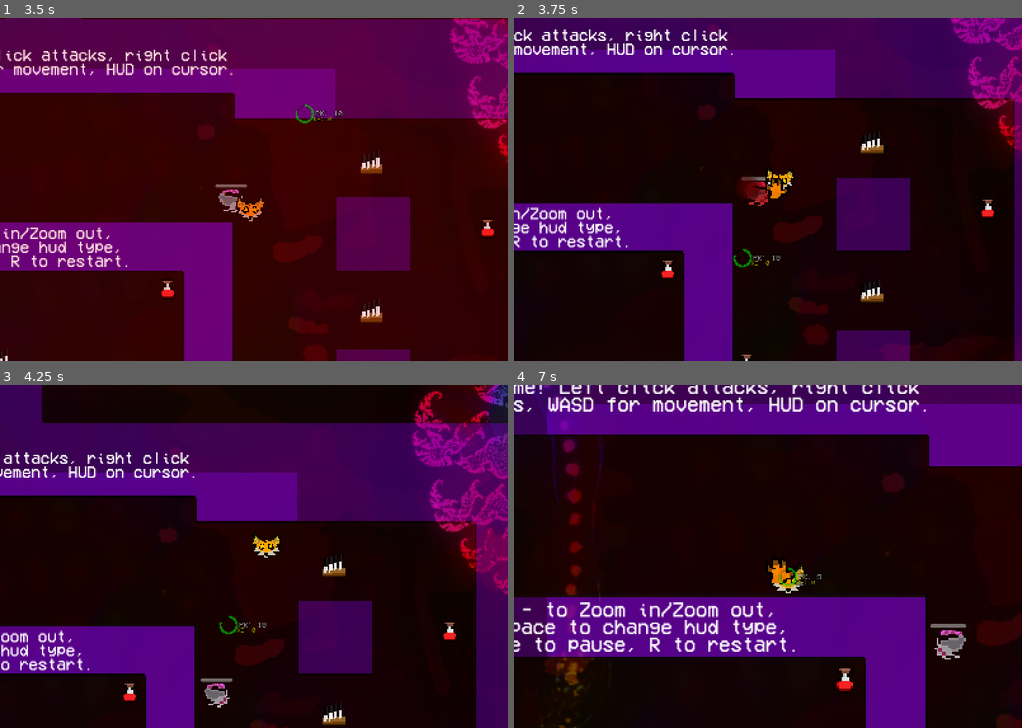
Above: before the commit, frames 1-4 (two rows, left to right).
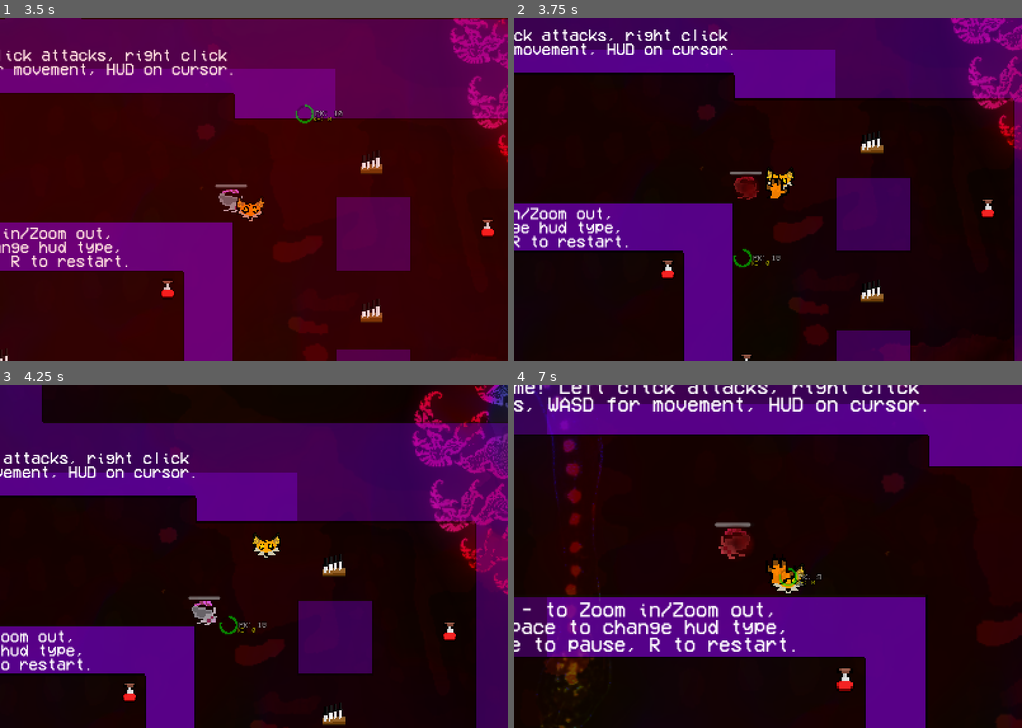
Above: after the commit, the same moments.

Repository: TyconXon/Sunkist-Savior
Game: Godot game, scene res://Main Menu.tscn
The game is run twice, just before and just after one commit, with the same random seed, the same clock (stepped at 60 frames per second) and the same inputs.
Inputs (mouse positions are in pixels of both pictures, inside the frame that each line leads up to):
- Up to frame 1 (3.5 s): click "Start" at 0.5 s; tap Enter at 1.25 s; move the mouse to (259, 199) at 1.27 s; hold D (right) 1.28-2.03 s; hold Right mouse button (paw) 1.28-2.03 s; move the mouse to (152, 206) at 2.02 s; hold S (down) 2.03-2.78 s; tap V (boomerang) at 2.1 s; right-click (152, 206) at 2.3 s; move the mouse to (304, 114) at 2.77 s; hold D (right) from 2.78 s (still down); hold Middle mouse button (edit) from 2.78 s (still down); right-click (304, 114) at 3.05 s
- Up to frame 2 (3.75 s): move the mouse to (742, 258) at 3.52 s; release D (right) at 3.53 s; release Middle mouse button (edit) at 3.53 s; hold W (up) from 3.53 s (still down); right-click (742, 258) at 3.6 s
- Up to frame 3 (4.25 s): keep holding W (up)
- Up to frame 4 (7 s): move the mouse to (920, 607) at 4.27 s; release W (up) at 4.28 s; press the mouse at (920, 607) at 4.28 s; hold A (left) 4.28-5.78 s; right-click (920, 607) at 4.55 s; move the mouse to (615, 505) at 5.02 s; release the mouse at (615, 505) at 5.03 s; tap Shift (sprint) at 5.1 s; right-click (615, 505) at 5.3 s; move the mouse to (793, 556) at 5.77 s; hold S (down) 5.78-6.53 s; hold Backspace (toggle hud) 5.78-6.53 s; right-click (793, 556) at 6.05 s; move the mouse to (691, 470) at 6.52 s; hold D (right) from 6.53 s (still down); tap = (zoom in) at 6.6 s; right-click (691, 470) at 6.8 s

Frame 1 is identical in both runs. In frame 2, 0.3% of the frame differs, in the area x 42-50%, y 44-55%; in frame 3, 0.5%; in frame 4, 0.9%, in the area x 39-89%, y 40-80%.

Commit message:
Knockback
I still need to fix the batter

Diff:
--- a/Prefabs/Bullet/knife.gd
+++ b/Prefabs/Bullet/knife.gd
@@ -23,10 +23,15 @@
 	if self.is_in_group("friendly"):
 		if !body.is_in_group("friendly"):
 			#queue_free()
+
 			$CollisionShape2D.disabled = true
+
 			self.velocity = Vector2.ZERO
 			stabbed = true
 			damage = 0
+			if body.is_in_group("enemy"):
+				body.stun(0.05, 1)
+
 			self.self_modulate = Color(100,100,100,100)
 			self.reparent(body)
 			$AnimationPlayer.play("fade_out")
--- a/Prefabs/Bullet/paw.gd
+++ b/Prefabs/Bullet/paw.gd
@@ -20,4 +20,4 @@
 
 func _on_body_entered(body: Node2D) -> void:
 	if body.is_in_group("enemy"):
-		body.stun(0.75)
+		body.stun(0.75, 10)
--- a/Prefabs/Bullet/paw.tscn
+++ b/Prefabs/Bullet/paw.tscn
@@ -61,7 +61,7 @@
 
 [node name="AnimationPlayer" type="AnimationPlayer" parent="."]
 libraries = {
-"": SubResource("AnimationLibrary_avjl0")
+&"": SubResource("AnimationLibrary_avjl0")
 }
 autoplay = "fade_out"
 
--- a/Scripts/adversary.gd
+++ b/Scripts/adversary.gd
@@ -97,7 +97,9 @@
 		$Blood.reparent(get_parent(), true)
 	queue_free()
 
-func stun(time):
+var stunPower = 1
+
+func stun(time, POWER):
 	stunned = true
 	$StunTimer.start(time)
 	pass
@@ -131,4 +133,5 @@
 
 func get_pushed(delta, nSpeed, dir = playerReference.global_position):
 	#move_in_direction(global_position.direction_to(dir) * -1, nSpeed, delta)
-	velocity += (-1 * global_position.direction_to(dir) ) * accel * delta
+	velocity = Vector2.ZERO
+	velocity += (-1 * global_position.direction_to(dir) ) * accel * delta * stunPower
